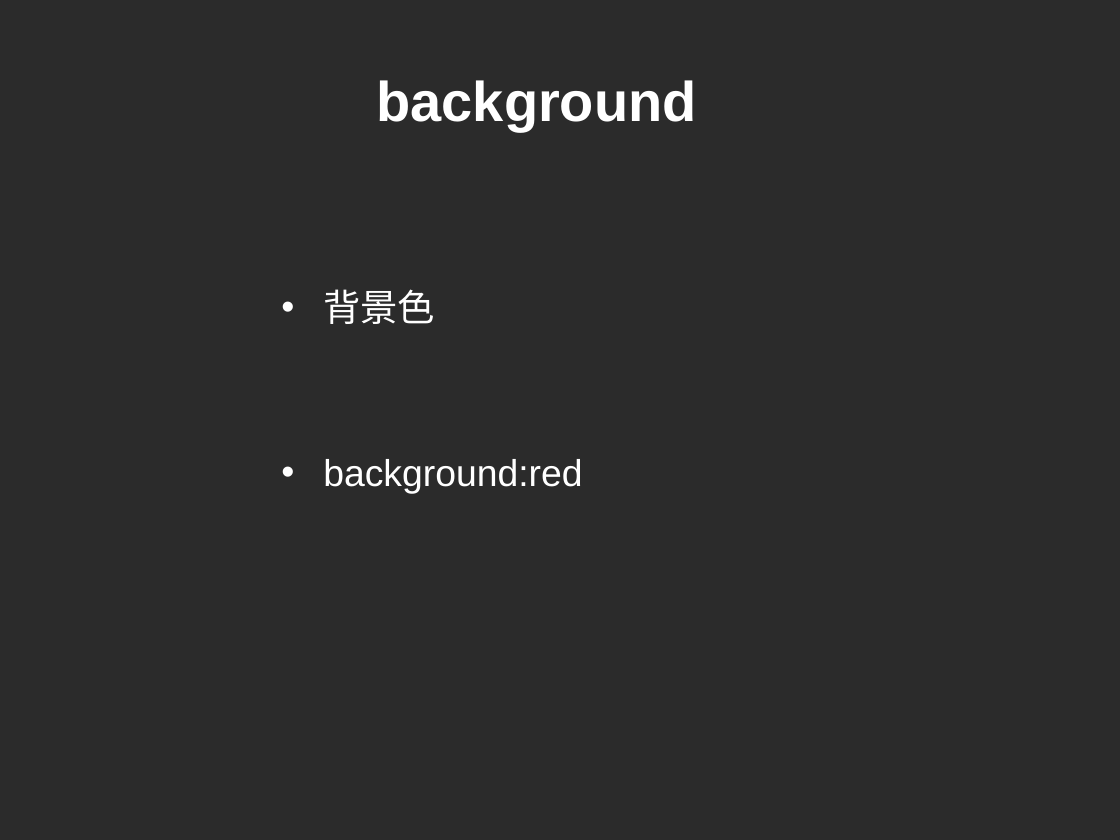
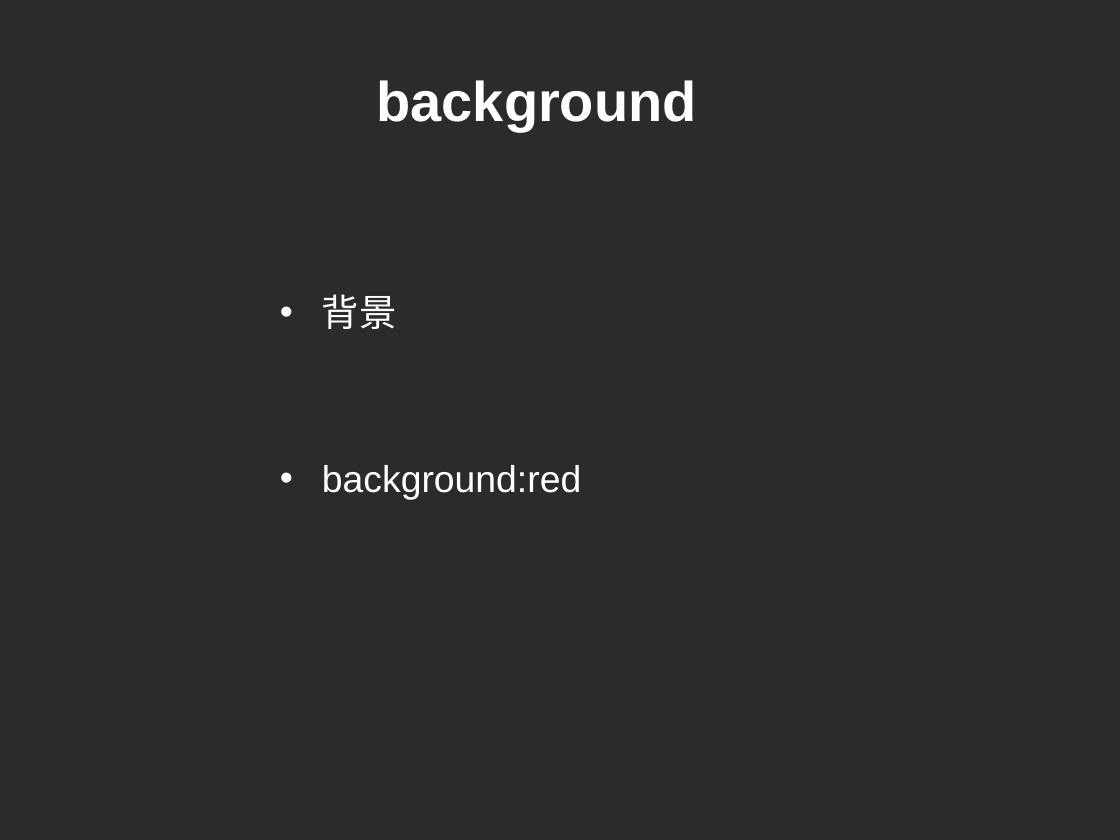
Before and after one commit to cd-vr1class/homework, a slide deck: slide 8 of ppt/7-5CSS基础.ppt. Drawn at 1120x840 pixels with LibreOffice and Linux fonts; fonts in the diff are those of the drawing; background and template pictures are left out; a plain dark background stands for a picture behind light text. Boxes give left, top, right and bottom in pixels: in the first picture for what was removed or moved away, otherwise in the second. Text is boxed around its words. In the diff, an @@ line names an element or a change of style, - is before the commit and + after.

```diff
--- a/ppt/7-5CSS基础.ppt
+++ b/ppt/7-5CSS基础.ppt
@@ text at <box>322,294,397,329</box>: text changed @@
-• 背景色
+• 背景
```
Also in this commit, not shown: 1 other slide changed, 6 other files.
